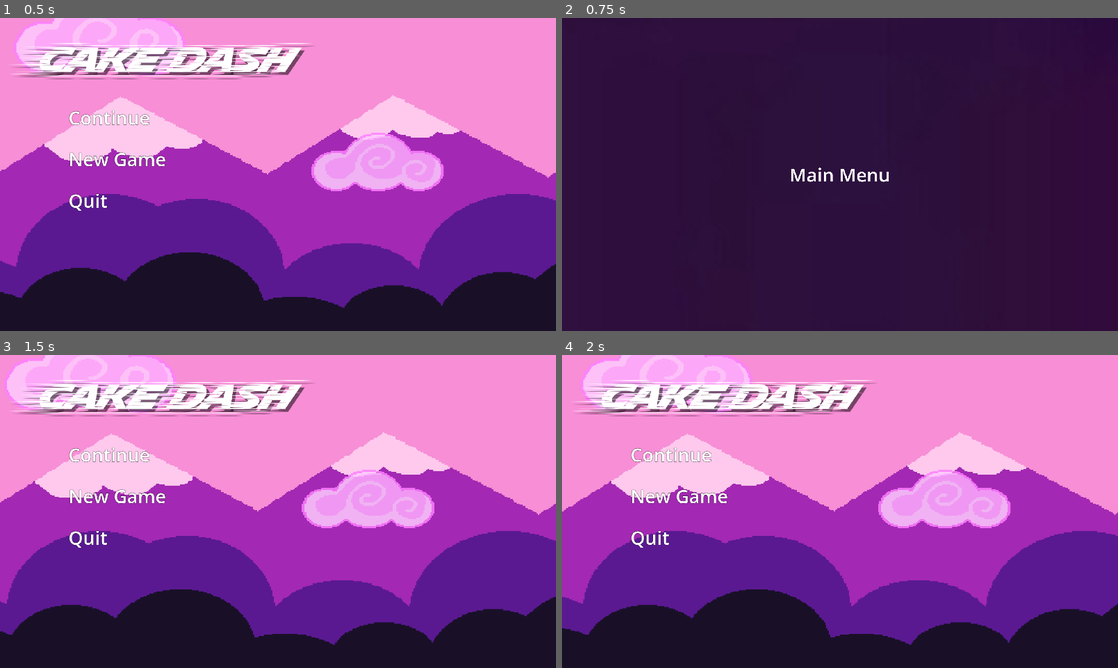
Above: before the commit, frames 1-4 (two rows, left to right).
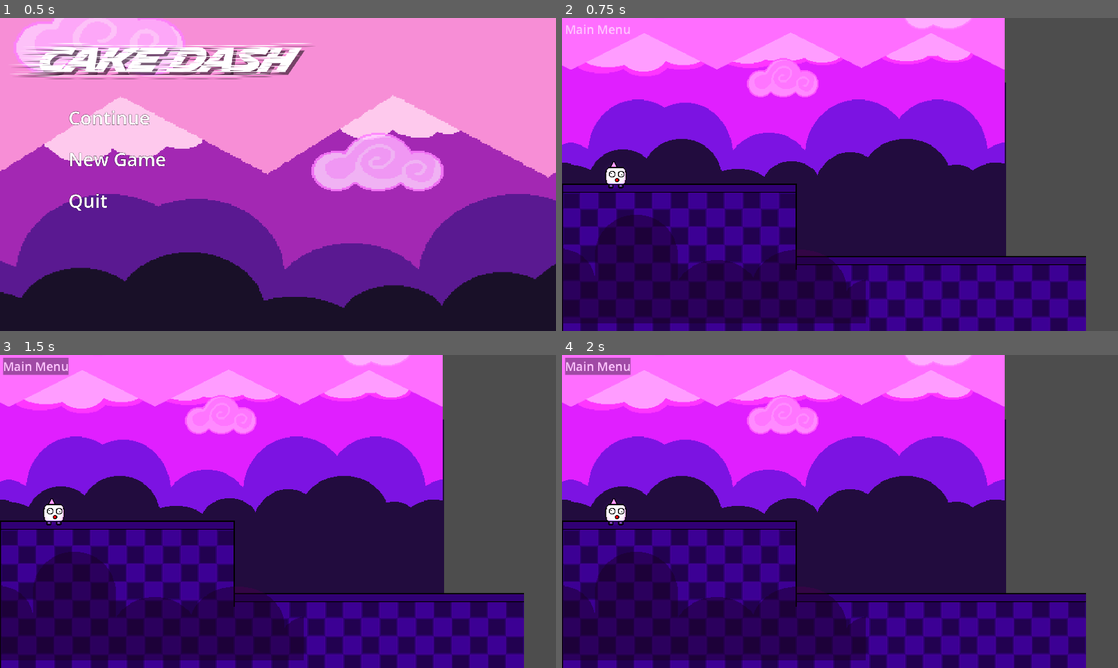
Above: after the commit, the same moments.

Repository: brokenfence-53/Cake-Dash
Game: Godot game, scene res://Levels/main_menu.tscn
Two runs of this game, one before a commit and one after it. Both use one fixed random seed, a clock stepped at 60 frames per second and the inputs below. Before the commit the project has no main scene; this scene is started directly in both runs.
Inputs:
- Up to frame 1 (0.5 s): no input
- Up to frame 2 (0.75 s): click "New Game" at 0.5 s
- Up to frame 3 (1.5 s): click "Main Menu" at 1.25 s
- Up to frame 4 (2 s): no input

Frame 1 is identical in both runs. In frame 2, 72% of the frame differs, in the area x 0-100%, y 0-100%; in frame 3, 97%; in frame 4, 97%.

Commit message:
Adding the main menu to main
For some reason it wont load the scene when I add a script to main so I just kept it separate.

Diff:
--- /dev/null
+++ b/Levels/main.gd
@@ -0,0 +1,15 @@
+extends Node2D
+
+
+# Called when the node enters the scene tree for the first time.
+func _ready() -> void:
+	get_tree().change_scene_to_file(str("res://Levels/main.tscn")) # Replace with function body.
+
+
+# Called every frame. 'delta' is the elapsed time since the previous frame.
+func _process(delta: float) -> void:
+	pass
+
+
+func _on_main_menu_pressed() -> void:
+	get_tree().change_scene_to_file(str("res://Levels/main_menu.tscn")) # Replace with function body.
--- a/main.tscn
+++ b/Levels/main.tscn
@@ -108,6 +108,18 @@
 glow_intensity = 1.1
 glow_bloom = 0.05
 
+[sub_resource type="StyleBoxFlat" id="StyleBoxFlat_lquwl"]
+bg_color = Color(0.6, 0.6, 0.6, 0)
+shadow_color = Color(0, 0, 0, 1)
+shadow_offset = Vector2(5, 5)
+
+[sub_resource type="StyleBoxFlat" id="StyleBoxFlat_7mycd"]
+bg_color = Color(0.19215687, 0.19215687, 0.19215687, 0.5058824)
+
+[sub_resource type="StyleBoxFlat" id="StyleBoxFlat_272bh"]
+bg_color = Color(0.19076231, 0.19076234, 0.19076222, 0.5058824)
+shadow_color = Color(0, 0, 0, 0)
+
 [node name="Main" type="Node2D" unique_id=1571824727]
 
 [node name="Background" type="Parallax2D" parent="." unique_id=122255899]
@@ -166,3 +178,20 @@
 position = Vector2(480, 640)
 scale = Vector2(2, 2)
 texture = ExtResource("4_1bvp3")
+
+[node name="CenterContainer" type="CenterContainer" parent="." unique_id=1191406907]
+offset_right = 191.0
+offset_bottom = 68.0
+
+[node name="Main Menu" type="Button" parent="CenterContainer" unique_id=687510875]
+layout_mode = 2
+theme_override_colors/font_color = Color(1, 1, 1, 1)
+theme_override_colors/font_pressed_color = Color(1, 1, 1, 0.7764706)
+theme_override_colors/font_hover_color = Color(1, 1, 1, 1)
+theme_override_font_sizes/font_size = 32
+theme_override_styles/normal = SubResource("StyleBoxFlat_lquwl")
+theme_override_styles/pressed = SubResource("StyleBoxFlat_7mycd")
+theme_override_styles/hover = SubResource("StyleBoxFlat_272bh")
+text = "Main Menu
+"
+alignment = 0
--- a/Levels/main_menu.gd
+++ b/Levels/main_menu.gd
@@ -12,11 +12,11 @@
 
 
 func _on_continue_pressed() -> void:
-	get_tree().change_scene_to_file(str("res://Levels/level_1.tscn")) # Replace with function body.
+	get_tree().change_scene_to_file(str("res://Levels/main.tscn")) # Replace with function body.
 
 
 func _on_new_game_pressed() -> void:
-	get_tree().change_scene_to_file(str("res://Levels/level_1.tscn")) # Replace with function body.
+	get_tree().change_scene_to_file(str("res://Levels/main.tscn")) # Replace with function body.
 
 
 func _on_quit_pressed() -> void:
--- a/project.godot
+++ b/project.godot
@@ -11,6 +11,7 @@
 [application]
 
 config/name="Cake Dash"
+run/main_scene="uid://bwkssa0vrdl4r"
 config/features=PackedStringArray("4.6", "Forward Plus")
 config/icon="res://icon.svg"
 
Not shown, added: Levels/main.gd.uid
Not shown: 2 places in Levels/main.tscn that only renumber resources
